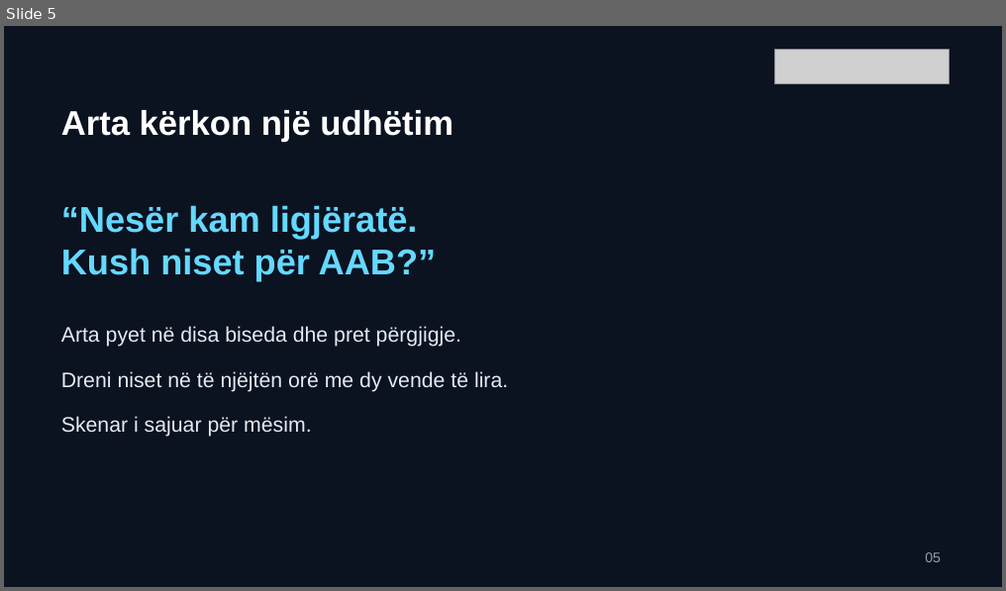
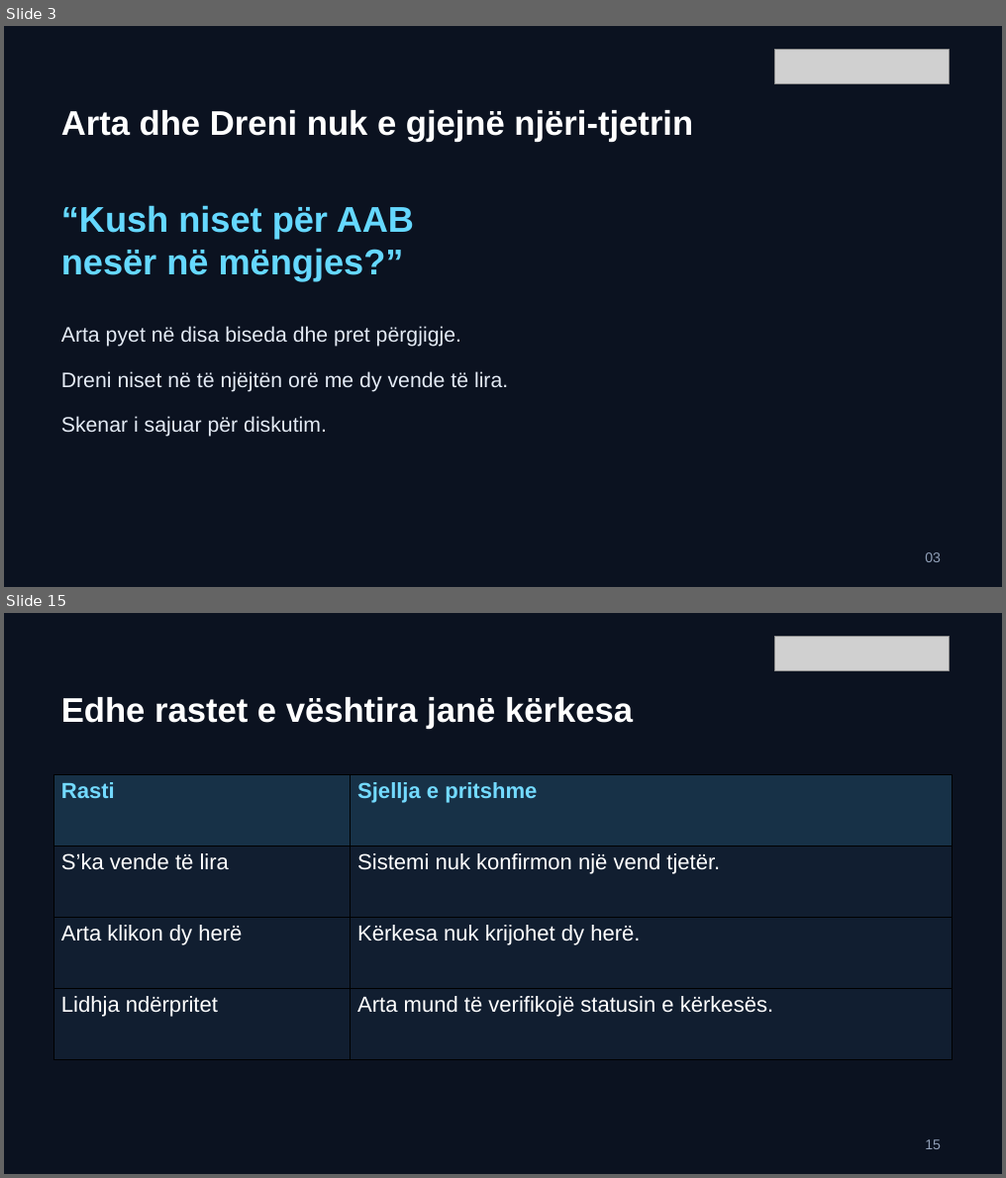
Before and after one commit to arbenl/arbenl.github.io, a slide deck: lendet/2026-2027/mobile/lectures/ligjerata-02-rideshare-ideja-mvp-2026.pptx. Shown one above the other, each under a label of ours: slide 5 before the commit, slides 3 and 15 after it; the slides between them are not shown. The pictures are 1006x591 and 1006x1178 pixels, drawn with LibreOffice and Linux fonts; fonts in the diff are those of the drawing; grey boxes stand for pictures. Boxes give left, top, right and bottom in pixels: in the first picture for what was removed or moved away, otherwise in the second. Text is boxed around its words. In the diff, an @@ line names an element or a change of style, - is before the commit and + after.

```diff
--- a/lendet/2026-2027/mobile/lectures/ligjerata-02-rideshare-ideja-mvp-2026.pptx
+++ b/lendet/2026-2027/mobile/lectures/ligjerata-02-rideshare-ideja-mvp-2026.pptx
@@ slide 15 added at (x1=4, y1=613, x2=1002, y2=1174), background #0B1220 @@
@@ picture added at (x1=774, y1=636, x2=948, y2=670) @@
@@ text added at (x1=61, y1=697, x2=633, y2=729), 33 pt, text #FFFFFF, bold @@
+Edhe rastet e vështira janë kërkesa
@@ table added at (x1=54, y1=775, x2=952, y2=1059), 4 rows, 2 columns @@
+Rasti | Sjellja e pritshme
+S’ka vende të lira | Sistemi nuk konfirmon një vend tjetër.
+Arta klikon dy herë | Kërkesa nuk krijohet dy herë.
+Lidhja ndërpritet | Arta mund të verifikojë statusin e kërkesës.
@@ text added at (x1=925, y1=1140, x2=941, y2=1150), 13.5 pt, text #91A0B8 @@
+15
@@ what was slide 5 is now slide 3 @@
@@ slide 3 changed as well @@
@@ text at (x1=61, y1=110, x2=693, y2=142): text changed @@
-Arta kërkon një udhëtim
+Arta dhe Dreni nuk e gjejnë njëri-tjetrin
@@ text at (x1=61, y1=205, x2=414, y2=281): text changed @@
-“Nesër kam ligjëratë.
-Kush niset për AAB?”
+“Kush niset për AAB
+nesër në mëngjes?”
@@ text at (x1=61, y1=416, x2=327, y2=437): text changed @@
-Skenar i sajuar për mësim.
+Skenar i sajuar për diskutim.
@@ text at (x1=925, y1=553, x2=941, y2=563): text changed @@
-05
+03
```
Also in this commit, not shown: 5 other slides changed, 15 other slides added, 20 slides removed, 15 other files.
